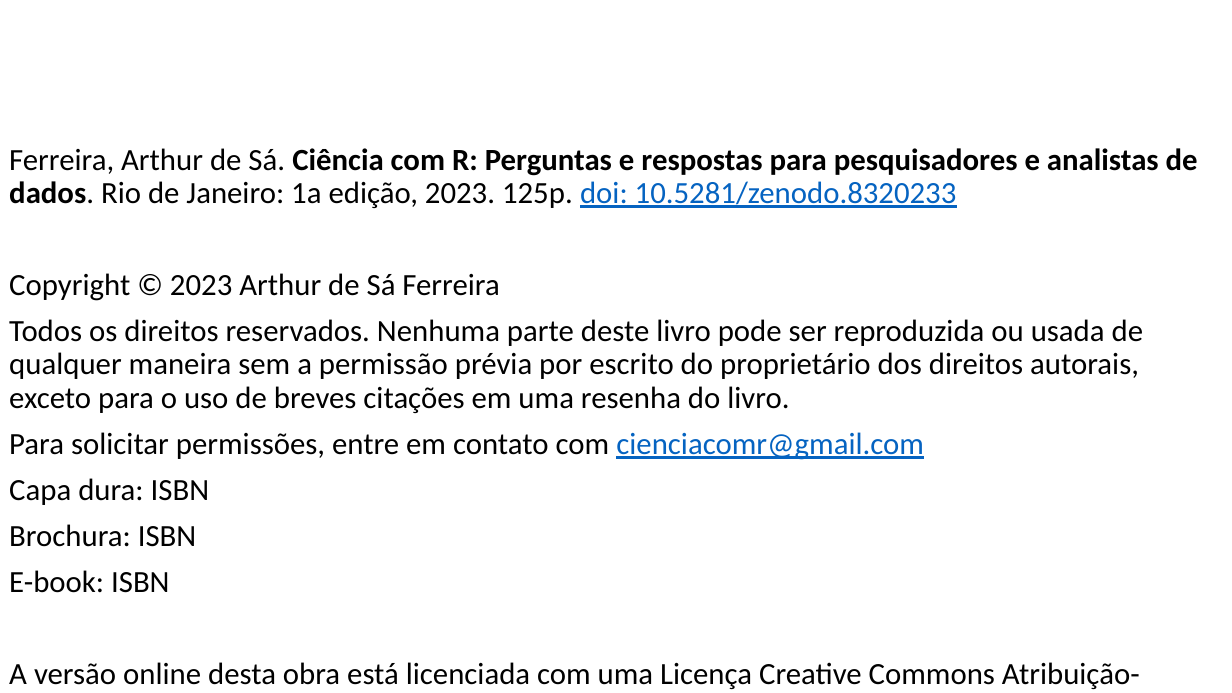
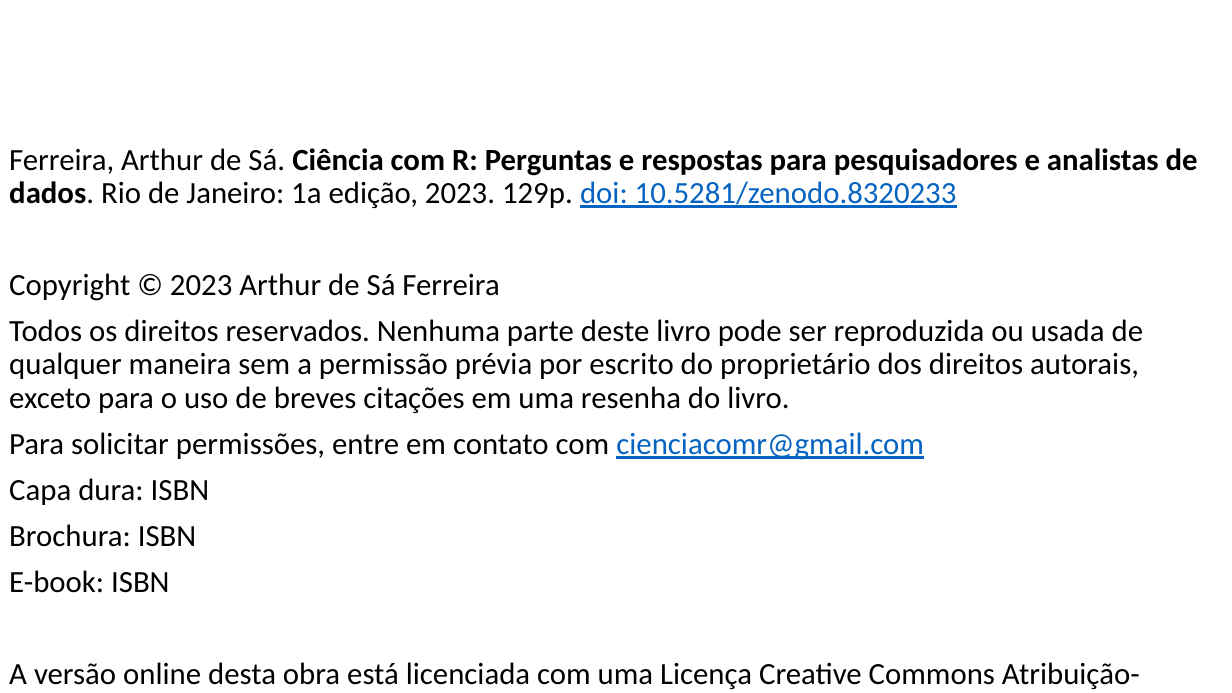
Before and after one commit to FerreiraAS/Ciencia-com-R, a slide deck: slide 2 of docs/Ciencia-com-R.pptx. Drawn at 1232x693 pixels with LibreOffice and Linux fonts; fonts in the diff are those of the drawing. Boxes give left, top, right and bottom in pixels: in the first picture for what was removed or moved away, otherwise in the second. Text is boxed around its words. In the diff, an @@ line names an element or a change of style, - is before the commit and + after.

```diff
--- a/docs/Ciencia-com-R.pptx
+++ b/docs/Ciencia-com-R.pptx
@@ text at (x1=9, y1=148, x2=1198, y2=208): text changed @@
-Ferreira, Arthur de Sá. Ciência com R: Perguntas e respostas para pesquisadores e analistas de dados. Rio de Janeiro: 1a edição, 2023. 125p. doi: 10.5281/zenodo.8320233
+Ferreira, Arthur de Sá. Ciência com R: Perguntas e respostas para pesquisadores e analistas de dados. Rio de Janeiro: 1a edição, 2023. 129p. doi: 10.5281/zenodo.8320233
```
Also in this commit, not shown: 13 other files.
